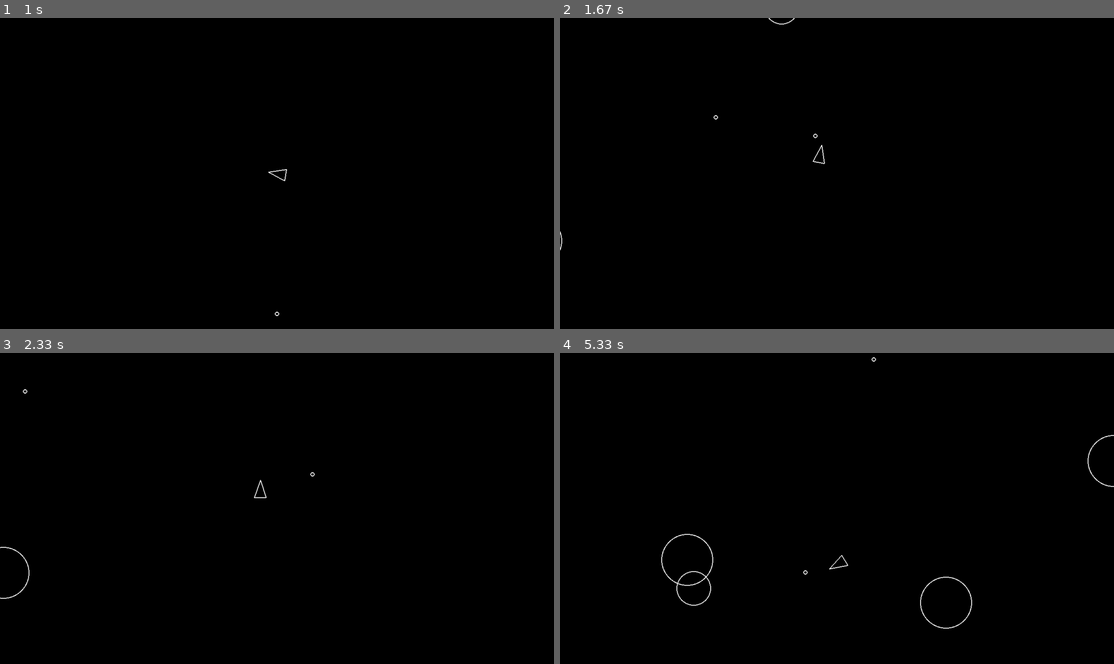
Above: before the commit, frames 1-4 (two rows, left to right).
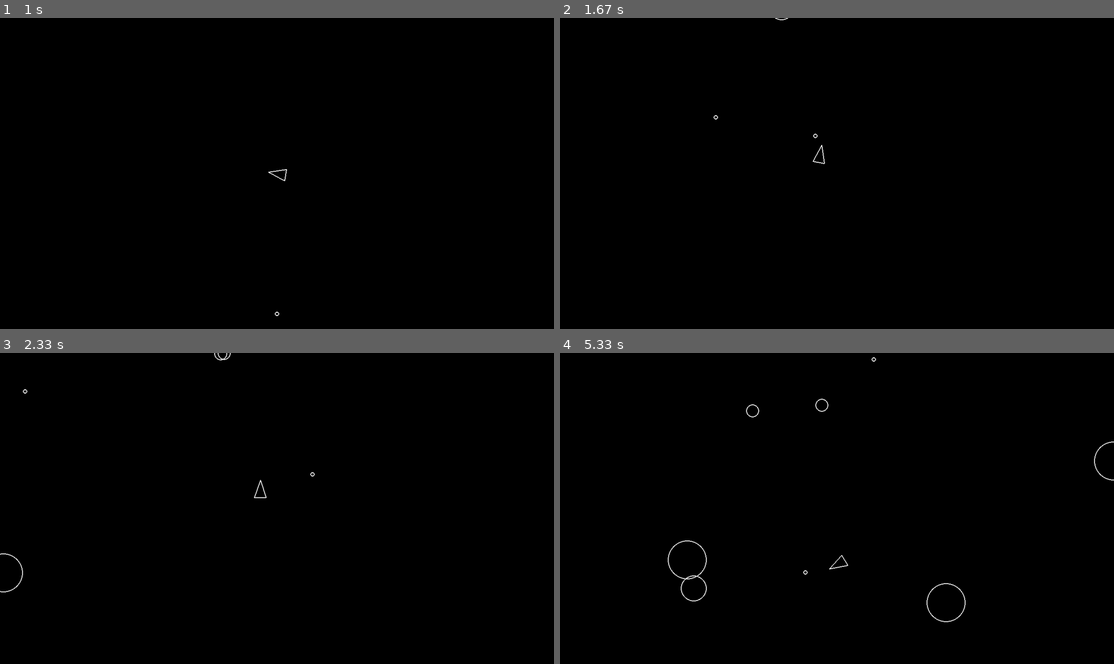
Above: after the commit, the same moments.

Repository: Nomadic-King/asteroid_game
Game: pygame game, started from main.py
The game is run twice, just before and just after one commit, with the same random seed, the same clock (stepped at 60 frames per second) and the same inputs.
Inputs:
- Up to frame 1 (1 s): tap Space at 0.33, 0.73 s; hold D from 0.67 s (still down)
- Up to frame 2 (1.67 s): tap Space at 1.03, 1.23, 1.57 s; release D at 1.13 s; hold W 1.17-1.47 s; hold D from 1.5 s (still down)
- Up to frame 3 (2.33 s): tap Space at 1.87, 2.07 s; release D at 1.97 s; hold A from 2 s (still down)
- Up to frame 4 (5.33 s): tap Space at 2.37, 2.63, 2.97, 3.27, 3.4, 3.8, 4.1, 4.47, 4.87, 5.17 s; release A at 2.53 s; hold S 2.57-2.87 s; hold A 2.9-3.3 s; hold W 3.33-3.7 s; hold D 3.73-4.37 s; hold S 4.4-4.77 s; hold A 4.8-5.27 s; hold D from 5.3 s (still down)

Frame 1 is identical in both runs. In frame 2, less than 0.1% of the frame differs, in the area x 0-43%, y 0-75%; in frame 3, 0.2%; in frame 4, 0.8%, in the area x 18-100%, y 14-89%.

Commit message:
Add exploding feature to asteroids & size splitting

Diff:
--- a/asteroid.py
+++ b/asteroid.py
@@ -1,10 +1,22 @@
 import pygame
+import random
+import constants as c
 from circleshape import CircleShape
+from boomed import Boomed
 
 class Asteroid(CircleShape):
 
     def __init__(self, x, y, radius):
         super().__init__(x, y, radius)
+        self.size = self.get_size_from_radius(radius)
+
+    def get_size_from_radius(self, radius):
+        if radius > 50:
+            return "Large"
+        elif radius > 25:
+            return "Medium"
+        else:
+            return "Small"
 
     def draw(self, surface):
         pygame.draw.circle(
@@ -15,6 +27,26 @@
                 2
             )
 
+    def split(self, asteroid_group, boom_group):
+        self.kill()
+        if self.radius <= c.ASTEROID_MIN_RADIUS:
+            boom = Boomed(self.rect.center)
+            boom_group.add(boom)
+            return
+
+        random_angle = random.uniform(20, 50)
+        new_radius = self.radius - c.ASTEROID_MIN_RADIUS
+
+        velocity_1 = self.velocity.rotate(random_angle) * 1.2
+        asteroid_1 = Asteroid(self.position.x, self.position.y, new_radius)
+        asteroid_1.velocity = velocity_1
+
+        velocity_2 = self.velocity.rotate(-random_angle) * 1.2
+        asteroid_2 = Asteroid(self.position.x, self.position.y, new_radius)
+        asteroid_2.velocity = velocity_2
+
+        asteroid_group.add(asteroid_1, asteroid_2)
+
     def update(self, dt):
         self.position.x += (self.velocity.x * dt)
         self.position.y += (self.velocity.y * dt)
--- /dev/null
+++ b/boomed.py
@@ -0,0 +1,20 @@
+import pygame
+
+class Boomed(pygame.sprite.Sprite):
+    def __init__(self, position):
+        super().__init__()
+        font = pygame.font.Font(None, 36)
+        self.image = font.render("BOOM", True, (255, 0, 0))
+        self.image.set_alpha(255)
+        self.original_image = self.image.copy()
+        self.rect = self.image.get_rect(center=position)
+        self.fade_timer = 30
+
+    def update(self):
+        self.fade_timer -= 1
+        current_alpha = self.image.get_alpha()
+        new_alpha = max(0, current_alpha - 8)
+        self.image.set_alpha(new_alpha)
+
+        if self.fade_timer <= 0:
+            self.kill()
--- a/constants.py
+++ b/constants.py
@@ -11,3 +11,4 @@
 SHOT_RADIUS = 5
 PLAYER_SHOOT_SPEED = 500
 SHOOT_COOLDOWN = 0.5  # half a second between shots
+ASTEROID_MIN_RADIUS = 15
--- a/main.py
+++ b/main.py
@@ -17,6 +17,7 @@
     drawable = pygame.sprite.Group()
     asteroids = pygame.sprite.Group()
     shots = pygame.sprite.Group()
+    boom_group = pygame.sprite.Group()
     Player.containers = (updatable, drawable)
     Shot.containers = (shots, updatable, drawable)
     Asteroid.containers = (asteroids, updatable, drawable)
@@ -71,9 +72,16 @@
                  shot.position.y < 0 or
                  shot.position.y > SCREEN_HEIGHT):
                 shot.kill()
-            if  pygame.sprite.spritecollide(shot, asteroids, True):
+
+            hit_asteroids = pygame.sprite.spritecollide(shot, asteroids, False)
+
+            if  hit_asteroids:
                 shot.kill()
+                for asteroid in hit_asteroids:
+                    asteroid.split(asteroids, boom_group)
 
+        boom_group.update()
+        boom_group.draw(screen)
         pygame.display.flip()
 
     pygame.quit()
